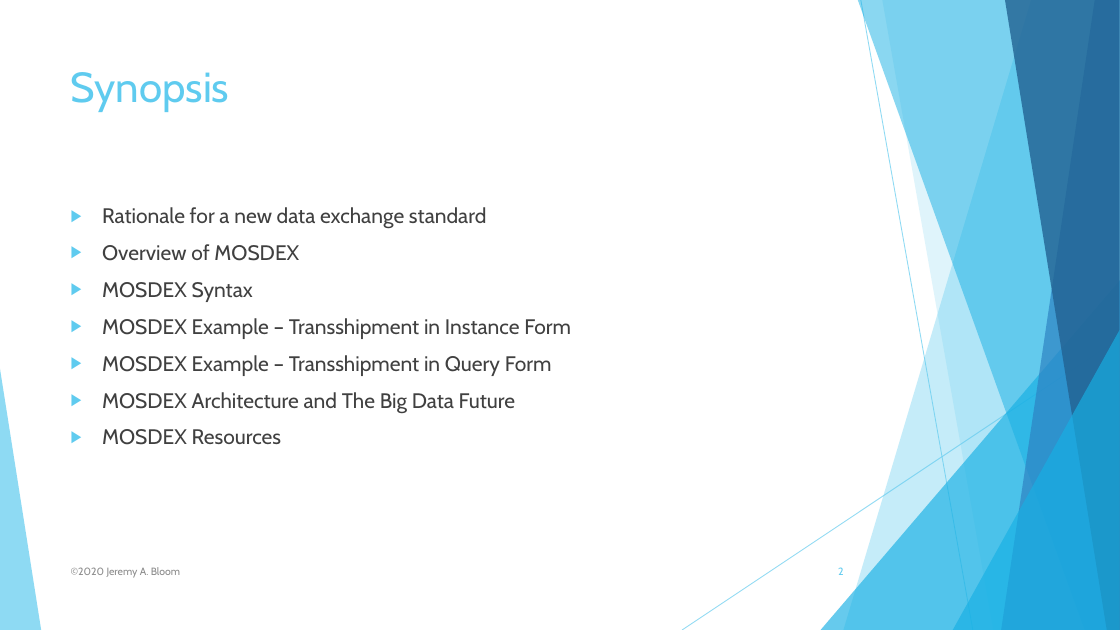
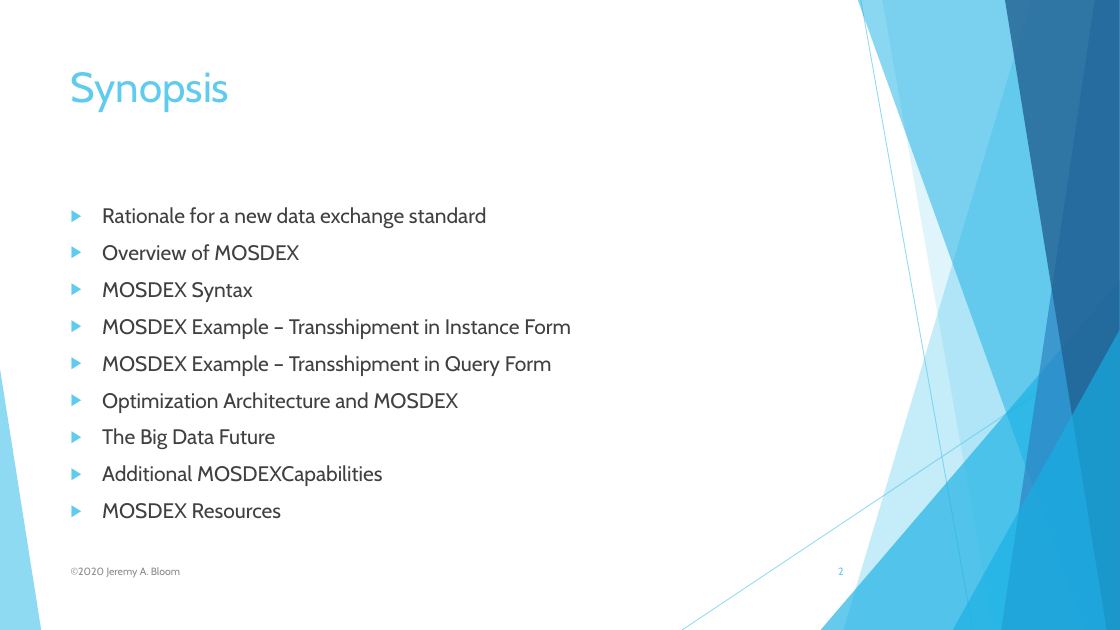
Before and after one commit to coin-modeling-dev/MOSDEX-Examples, a slide deck: slide 2 of MOSDEX-1.2/MOSDEX Introduction.pptx. Drawn at 1120x630 pixels with LibreOffice and Linux fonts; fonts in the diff are those of the drawing. Boxes give left, top, right and bottom in pixels: in the first picture for what was removed or moved away, otherwise in the second. Text is boxed around its words. In the diff, an @@ line names an element or a change of style, - is before the commit and + after.

```diff
--- a/MOSDEX-1.2/MOSDEX Introduction.pptx
+++ b/MOSDEX-1.2/MOSDEX Introduction.pptx
@@ text at (102,392,459,486): text changed @@
-▶ MOSDEX Architecture and The Big Data Future
+▶ Optimization Architecture and MOSDEX
+▶ The Big Data Future
+▶ Additional MOSDEXCapabilities
```
Also in this commit, not shown: 3 other slides changed, 2 slides added.
